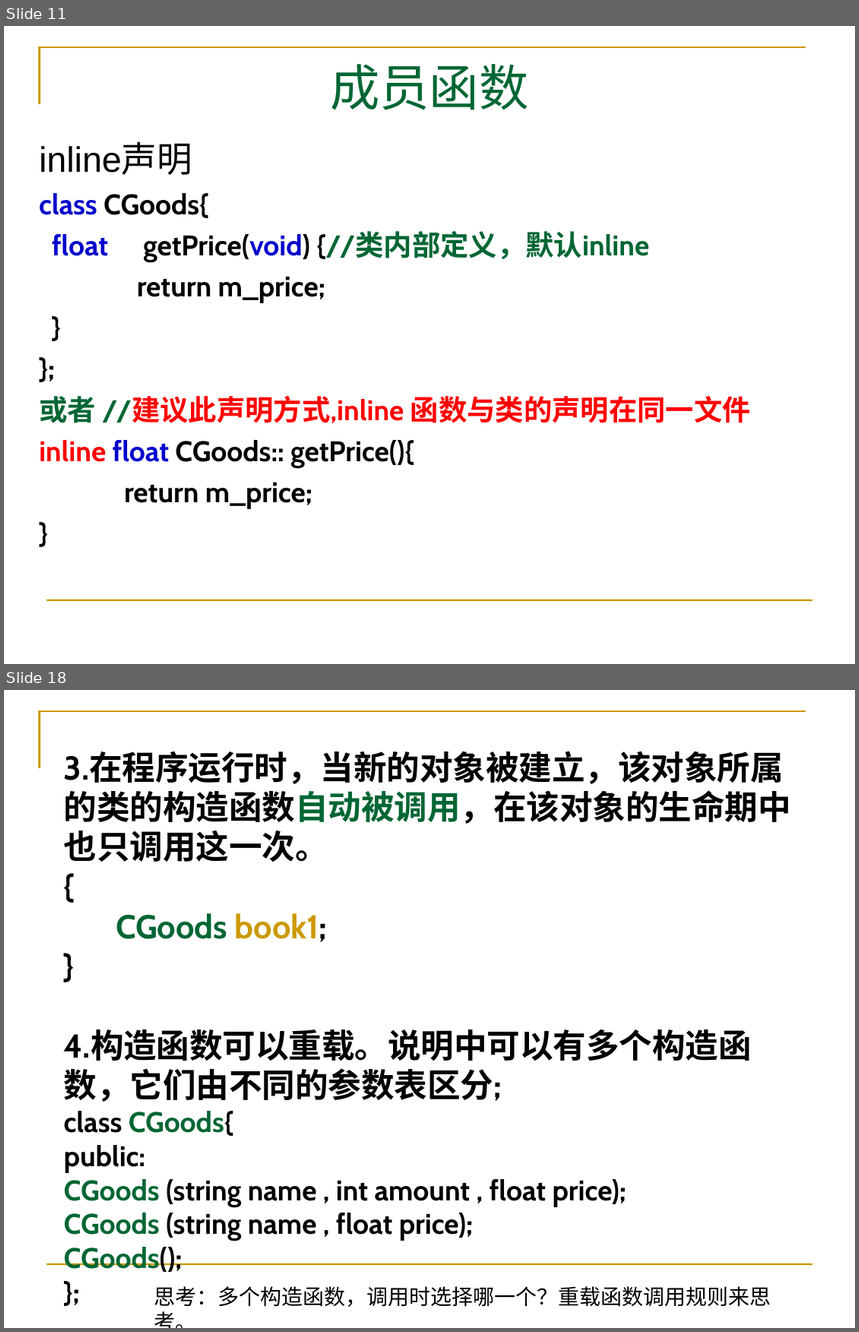
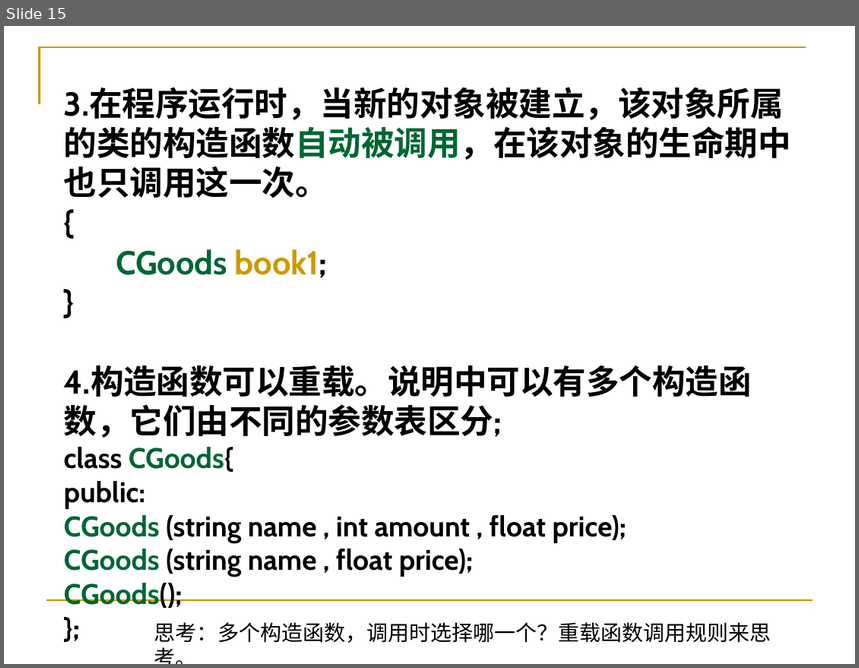
Before and after one commit to Changhe160/Changhe160.github.io, a slide deck: teachingRes/Cplusplus/unit04类与对象.ppt. Shown one above the other, each under a label of ours: slides 11 and 18 before the commit, slide 15 after it; the slides between them are not shown. The pictures are 859x1332 and 859x668 pixels, drawn with LibreOffice and Linux fonts; fonts in the diff are those of the drawing. Boxes give left, top, right and bottom in pixels: in the first picture for what was removed or moved away, otherwise in the second. Text is boxed around its words. In the diff, an @@ line names an element or a change of style, - is before the commit and + after.

```diff
--- a/teachingRes/Cplusplus/unit04类与对象.ppt
+++ b/teachingRes/Cplusplus/unit04类与对象.ppt
@@ slide 11 removed at (4, 26, 855, 664), background #FFFFFF; not listed: 2 template elements that a slide beside it also shows @@
@@ title removed at (330, 64, 528, 110) @@
-成员函数
@@ subtitle removed at (39, 144, 751, 509) @@
-inline声明
-class CGoods{
-float getPrice(void) {//类内部定义，默认inline
-return m_price;
-}
-};
-或者 //建议此声明方式,inline 函数与类的声明在同一文件
-inline float CGoods:: getPrice(){
-return m_price;
-}
@@ what was slide 18 is now slide 15 @@
```
Also in this commit, not shown: 22 slides changed, 2 other slides removed.
